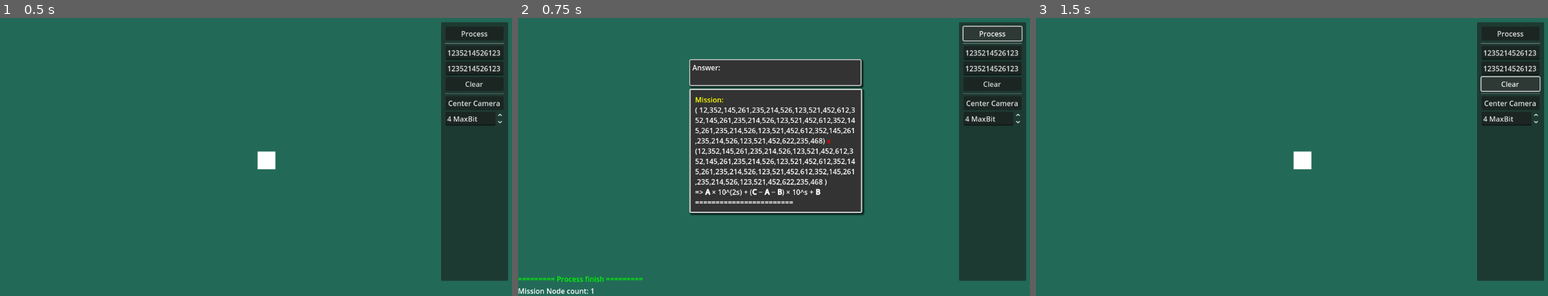
Above: before the commit, frames 1-3 (left to right).
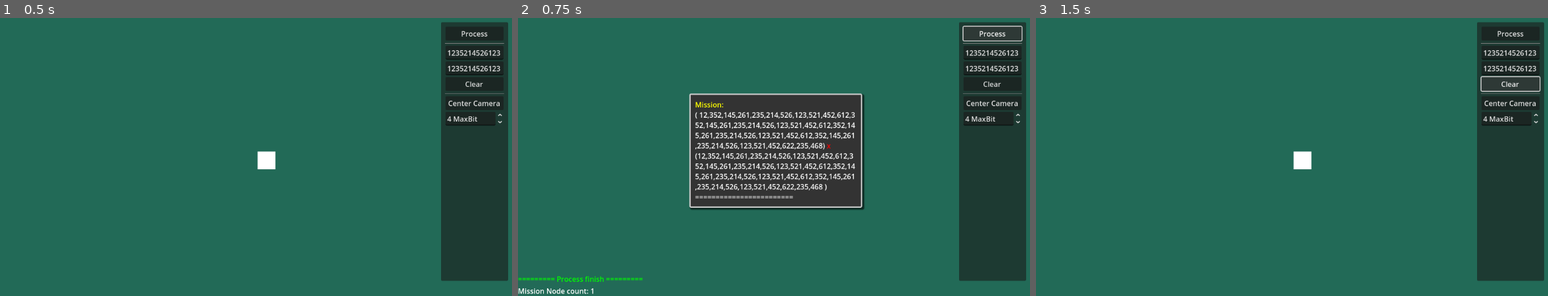
Above: after the commit, the same moments.

Repository: DennisFan11/LargeNumberMultiplication
Game: Godot game, scene res://Scenes/Main/main.tscn
Two runs of this game, one before a commit and one after it. Both use one fixed random seed, a clock stepped at 60 frames per second and the inputs below.
Inputs:
- Up to frame 1 (0.5 s): no input
- Up to frame 2 (0.75 s): click "Process" at 0.5 s
- Up to frame 3 (1.5 s): click "Clear" at 1.25 s

Frame 1 is identical in both runs. In frame 2, 11% of the frame differs, in the area x 33-68%, y 14-72%; in frame 3, nothing differs.

Commit message:
ParticleText

Diff:
--- a/Scenes/MissionNode/Mission.gd
+++ b/Scenes/MissionNode/Mission.gd
@@ -39,13 +39,16 @@
 		node.Missions = [%OutPosC, new.get_InPos()]
 
 
-var answer:LargeNumber # CONQUERED
-
+var answer:LargeNumber: # CONQUERED
+	set(new):
+		answer = new
+		%AnswerPanel.visible = true
 func get_InPos(): return %InPos
 
 func update_formula():
 	%Formula.text = "[color=yellow]Mission: [/color]"+_mult_to_string(a, b) + \
-		"\n=> [b]A[/b] × 10^(2s) + ([b]C[/b] − [b]A[/b] − [b]B[/b]) × 10^s + [b]B[/b]\n========================\n"
+		"\n========================"
+
 
 static var max_mult_bit:int = 1
 func handle()-> bool:
@@ -129,19 +132,22 @@
 	)
 	update_formula()
 	%Formula.text += \
+		"\n=> [b]A[/b] × 10^(2s) + ([b]C[/b] − [b]A[/b] − [b]B[/b]) × 10^s + [b]B[/b]\n" + \
 		"[color=yellow]A[/color] = " + _mult_to_string(sub_missionA.a, sub_missionA.b) + "\n" +\
 		"[color=yellow]B[/color] = " + _mult_to_string(sub_missionB.a, sub_missionB.b) + "\n" +\
 		"[color=yellow]C[/color] = " + _mult_to_string(sub_missionC.a, sub_missionC.b) + "\n"
+	ParticleText.spawn("[font_size=150][color=yellow]Divide ![/color]", self)
 
 ## 基底情況：進行單位乘法
 func _KaratsubaConquer():
 	answer = LargeNumber.mult(a, b)
 	answer.normalize()
 	state = CONQUERED
-	%Answer.text = "Answer: " + answer._to_string()
+	%Answer.text = "[color=yellow]Answer: [/color]" + answer._to_string()
 	MessageManager.send_message(
 		"[color=yellow]Conquer: [/color]" + _mult_to_string(a, b) + " = "+ answer.to_string()
 	)
+	ParticleText.spawn("[font_size=150][color=yellow]Conquer ![/color]", self)
 
 ## 合併 add and shift
 func _KaratsubaMerge():
@@ -163,8 +169,9 @@
 	%SubA.text = "[color=yellow]A[/color] = " + _a._to_string()
 	%SubB.text = "[color=yellow]B[/color] = " + _b._to_string()
 	%SubC.text = "[color=yellow]C[/color] = " + _c._to_string()
-	%Answer.text = "Answer: " + answer._to_string()
+	%Answer.text = "[color=yellow]Answer: [/color]" + answer._to_string()
 	MessageManager.send_message("[color=yellow]Merge: [/color]" + answer.to_string())
+	ParticleText.spawn("[font_size=150][color=yellow]Merge ![/color]", self)
 
 
 func _mult_to_string(A:LargeNumber, B:LargeNumber)-> String:
--- a/Scenes/MissionNode/MissionNode.tscn
+++ b/Scenes/MissionNode/MissionNode.tscn
@@ -70,11 +70,24 @@
 text = "Formulas:  "
 fit_content = true
 
+[node name="InPos" type="Control" parent="Control/Panel/MarginContainer/Formula"]
+unique_name_in_owner = true
+layout_mode = 2
+anchors_preset = 0
+anchor_left = 0.5
+anchor_top = -0.127
+anchor_right = 0.5
+anchor_bottom = -0.127
+offset_top = -0.0459995
+offset_bottom = -0.0459995
+
 [node name="Control" type="Control" parent="Control/Panel"]
 layout_mode = 2
 theme = SubResource("Theme_rw4sq")
 
 [node name="AnswerPanel" type="PanelContainer" parent="Control/Panel/Control"]
+unique_name_in_owner = true
+visible = false
 layout_mode = 1
 anchors_preset = -1
 anchor_left = 0.5
@@ -96,20 +109,8 @@
 unique_name_in_owner = true
 layout_mode = 2
 bbcode_enabled = true
-text = "Answer: "
-fit_content = true
-
-[node name="InPos" type="Control" parent="Control/Panel/Control/AnswerPanel/MarginContainer/Answer"]
-unique_name_in_owner = true
-layout_mode = 1
-anchor_left = 0.501
-anchor_top = -0.348
-anchor_right = 0.501
-anchor_bottom = -0.348
-offset_left = 0.128983
-offset_top = 0.00799942
-offset_right = 0.128983
-offset_bottom = 0.00799942
+text = "[color=yellow]Answer: "
+fit_content = true
 
 [node name="SubAnswerContainer" type="HBoxContainer" parent="Control/Panel/Control"]
 unique_name_in_owner = true
@@ -157,13 +158,13 @@
 unique_name_in_owner = true
 layout_mode = 1
 anchor_left = 0.548
-anchor_top = -0.274
+anchor_top = -0.005
 anchor_right = 0.548
-anchor_bottom = -0.274
+anchor_bottom = -0.005
 offset_left = -0.00700378
-offset_top = -0.00257874
-offset_right = -0.00700378
-offset_bottom = -0.00257874
+offset_top = 0.00342168
+offset_right = -0.0070076
+offset_bottom = 0.00342168
 grow_horizontal = 2
 grow_vertical = 0
 
@@ -197,13 +198,13 @@
 unique_name_in_owner = true
 layout_mode = 1
 anchor_left = 0.494
-anchor_top = -0.313
+anchor_top = -0.005
 anchor_right = 0.494
-anchor_bottom = -0.313
+anchor_bottom = -0.005
 offset_left = -0.0110016
-offset_top = 0.0114212
+offset_top = 0.00342168
 offset_right = -0.0110016
-offset_bottom = 0.0114212
+offset_bottom = 0.00342168
 grow_horizontal = 2
 grow_vertical = 0
 
@@ -237,13 +238,12 @@
 unique_name_in_owner = true
 layout_mode = 1
 anchor_left = 0.548
-anchor_top = -0.313
+anchor_top = -0.005
 anchor_right = 0.548
-anchor_bottom = -0.313
 offset_left = -0.00700378
-offset_top = 0.0114212
-offset_right = -0.00700378
-offset_bottom = 0.0114212
+offset_top = 0.00342168
+offset_right = -0.0070076
+offset_bottom = -0.126578
 grow_horizontal = 2
 grow_vertical = 0
 
--- /dev/null
+++ b/Scenes/ParticleText/ParticleText.tscn
@@ -0,0 +1,24 @@
+[gd_scene load_steps=2 format=3 uid="uid://b01u5igx0jcuq"]
+
+[ext_resource type="Script" uid="uid://datn8055r2drv" path="res://Scenes/ParticleText/particle_text.gd" id="1_2leak"]
+
+[node name="ParticleText" type="Node2D"]
+script = ExtResource("1_2leak")
+
+[node name="RichTextLabel" type="RichTextLabel" parent="."]
+unique_name_in_owner = true
+anchors_preset = 8
+anchor_left = 0.5
+anchor_top = 0.5
+anchor_right = 0.5
+anchor_bottom = 0.5
+offset_left = -430.5
+offset_top = -242.5
+offset_right = 430.5
+offset_bottom = 242.5
+grow_horizontal = 2
+grow_vertical = 2
+bbcode_enabled = true
+text = "asdasd"
+horizontal_alignment = 1
+vertical_alignment = 1
--- /dev/null
+++ b/Scenes/ParticleText/particle_text.gd
@@ -0,0 +1,27 @@
+class_name ParticleText extends Node2D
+var _pos_ref:Node2D
+static func spawn(text:String, pos_ref:Node2D):
+
+	var node = preload("uid://b01u5igx0jcuq").instantiate()
+	node.text = text
+	node._pos_ref = pos_ref
+
+	Mission.add_to_tree.call(node)
+	var tween := node.get_tree().create_tween()
+	node.scale = Vector2.ZERO
+	node.rotation = PI/4.0
+	tween.tween_property(node, "scale", Vector2.ONE, 0.3).set_ease(Tween.EASE_OUT).set_trans(Tween.TRANS_ELASTIC)
+	tween.tween_property(node, "rotation", 0.0, 0.3).set_ease(Tween.EASE_OUT).set_trans(Tween.TRANS_BOUNCE)
+	tween.tween_interval(0.5)
+	tween.tween_property(node, "scale", Vector2.ZERO, 0.3).set_ease(Tween.EASE_OUT).set_trans(Tween.TRANS_ELASTIC)
+	tween.tween_callback(node.queue_free)
+
+
+func _process(delta: float) -> void:
+	position = _pos_ref.position
+
+
+
+
+var text:
+	set(new): %RichTextLabel.text = new
Not shown, added: Scenes/ParticleText/particle_text.gd.uid
